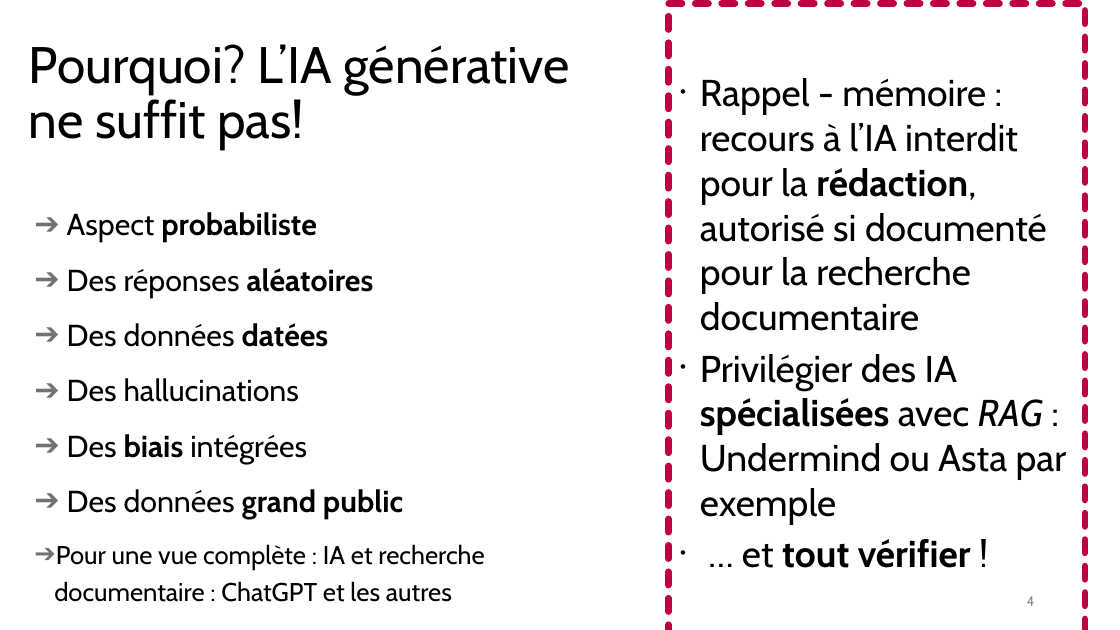
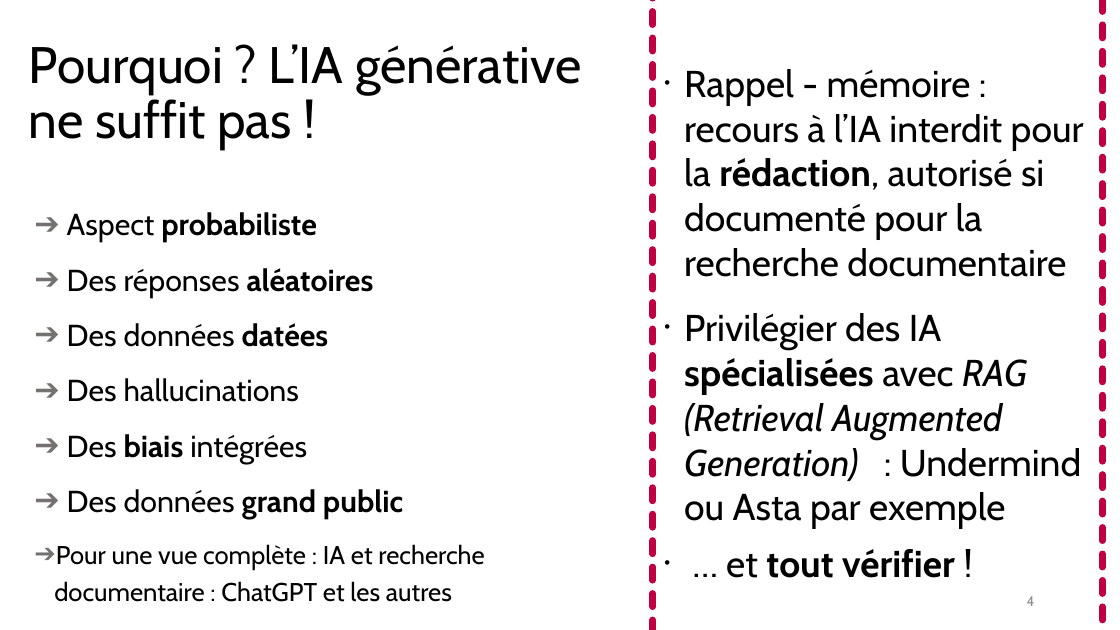
Before and after one commit to fflamerie/biblio_EDPP, a slide deck: slide 4 of doc_EDPP/EDPP_RechBiblio_FFlamerie.odp. Drawn at 1120x630 pixels with LibreOffice and Linux fonts; fonts in the diff are those of the drawing. Boxes give left, top, right and bottom in pixels: in the first picture for what was removed or moved away, otherwise in the second. Text is boxed around its words. In the diff, an @@ line names an element or a change of style, - is before the commit and + after.

```diff
--- a/doc_EDPP/EDPP_RechBiblio_FFlamerie.odp
+++ b/doc_EDPP/EDPP_RechBiblio_FFlamerie.odp
@@ rectangle "Rappel - mémoire : recours ...": place and size @@
-rectangle "Rappel - mémoire : recours ..." at (669,3,1086,630)
+rectangle "Rappel - mémoire : recours ..." at (653,0,1102,630)
@@ title at (29,44,581,149): spaces changed @@
-Pourquoi? L’IA générative ne suffit pas!
+Pourquoi ? L’IA générative ne suffit pas !
@@ text in rectangle at (684,313,1081,529): text changed @@
-• Privilégier des IA spécialisées avec RAG : Undermind ou Asta par exemple
+• Privilégier des IA spécialisées avec RAG (Retrieval Augmented Generation) : Undermind ou Asta par exemple
```
Also in this commit, not shown: 6 other slides changed, 3 other files.
